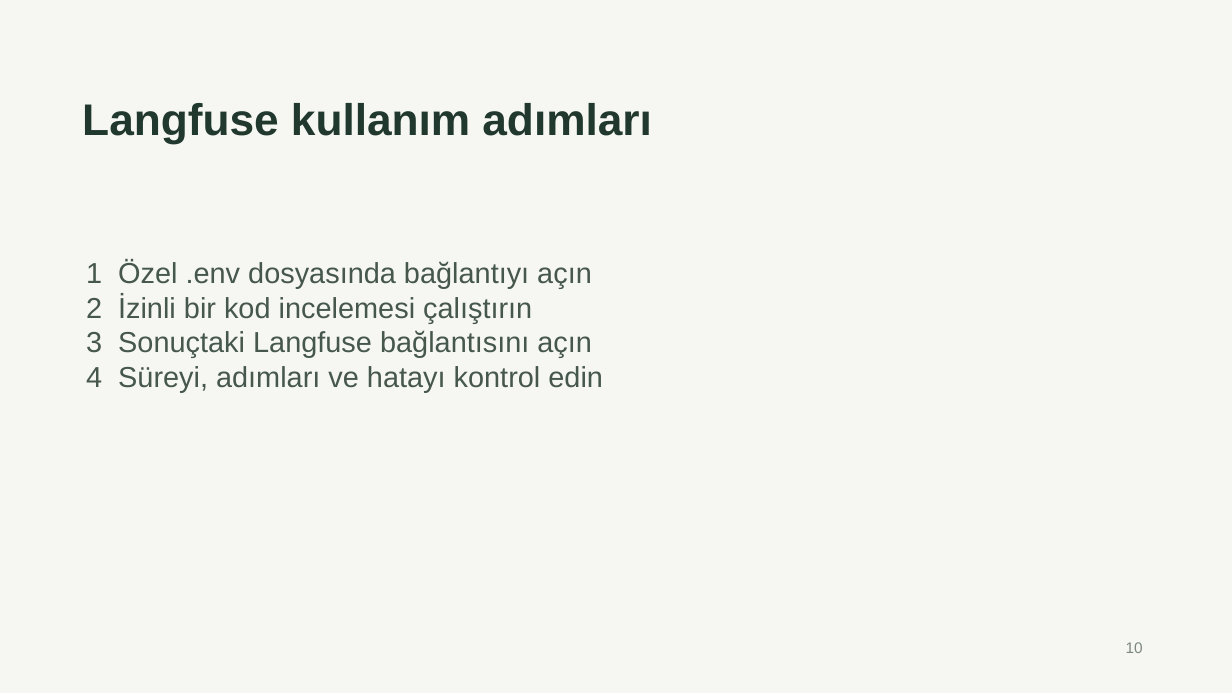
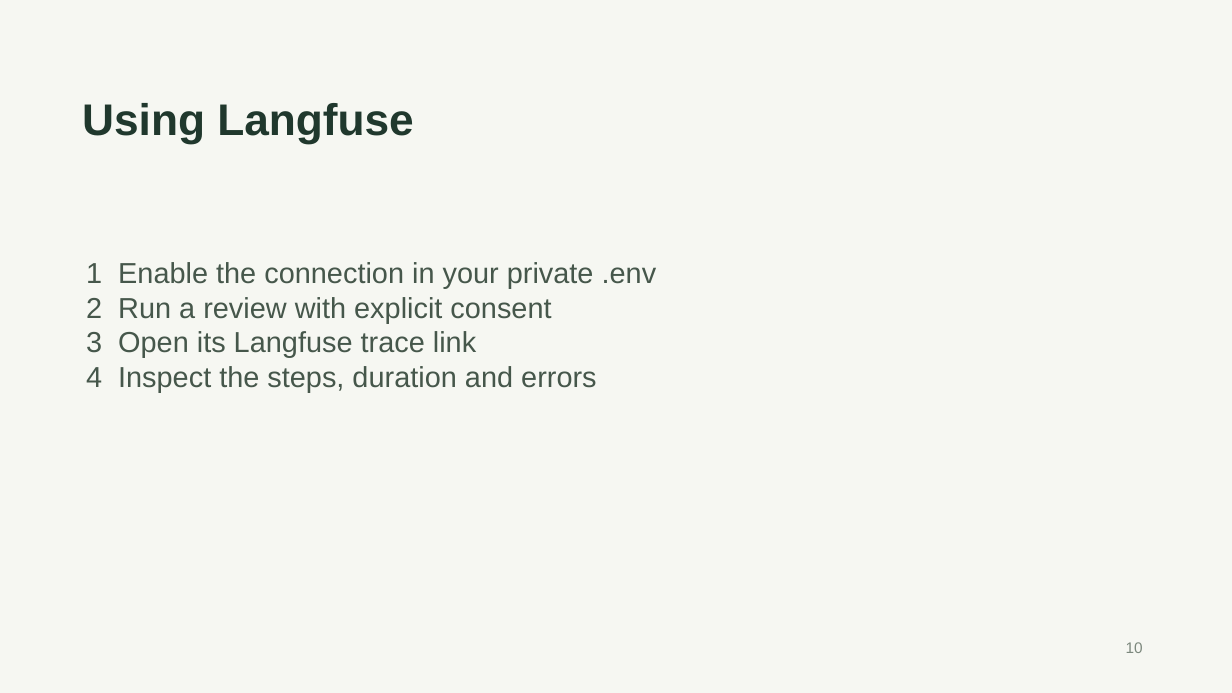
Before and after one commit to for-aiur/ai-act-copilot, a slide deck: slide 10 of docs/presentation/AI-Act-Copilot-M1.pptx. Drawn at 1232x693 pixels with LibreOffice and Linux fonts; fonts in the diff are those of the drawing. Boxes give left, top, right and bottom in pixels: in the first picture for what was removed or moved away, otherwise in the second. Text is boxed around its words. In the diff, an @@ line names an element or a change of style, - is before the commit and + after.

```diff
--- a/docs/presentation/AI-Act-Copilot-M1.pptx
+++ b/docs/presentation/AI-Act-Copilot-M1.pptx
@@ text at [82,103,414,143]: text changed @@
-Langfuse kullanım adımları
+Using Langfuse
@@ text at [86,262,657,393]: text changed @@
-1 Özel .env dosyasında bağlantıyı açın
-2 İzinli bir kod incelemesi çalıştırın
-3 Sonuçtaki Langfuse bağlantısını açın
-4 Süreyi, adımları ve hatayı kontrol edin
+1 Enable the connection in your private .env
+2 Run a review with explicit consent
+3 Open its Langfuse trace link
+4 Inspect the steps, duration and errors
```
Also in this commit, not shown: 3 other slides changed, 8 slides added, 8 slides removed, 4 other files.
